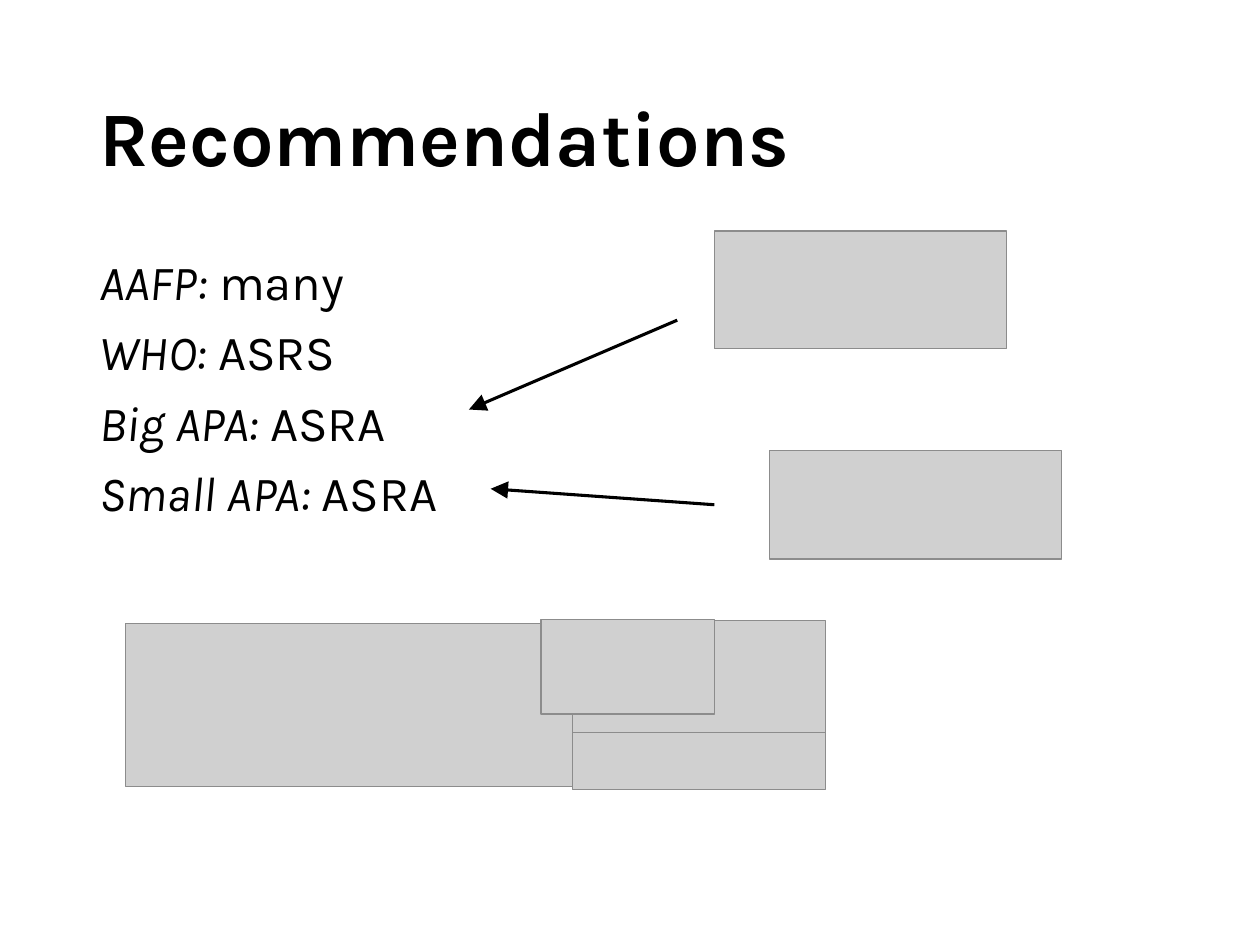
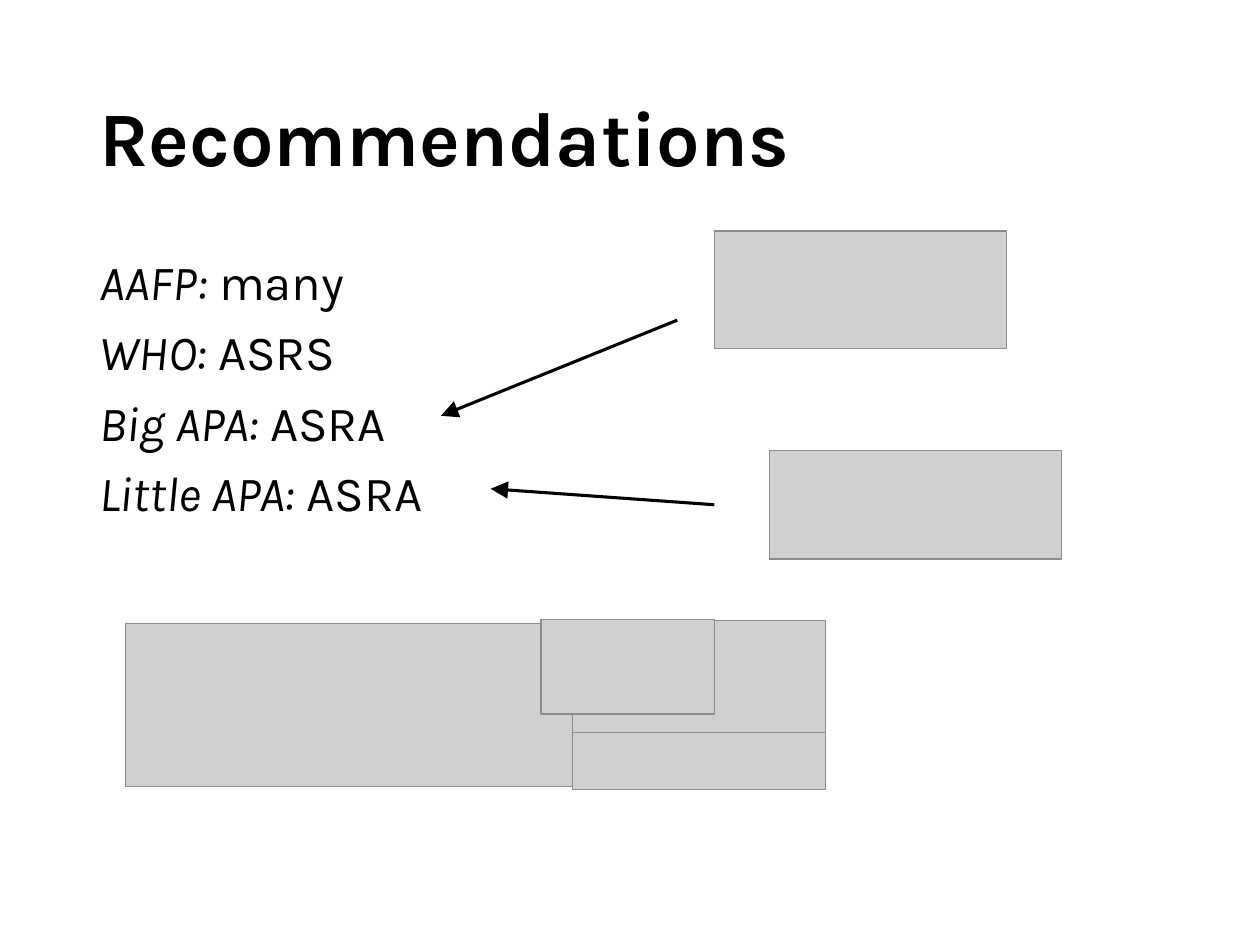
Before and after one commit to stevewhite16/stevewhite16.github.io, a slide deck: slide 3 of goal4.pptx. Drawn at 1260x945 pixels with LibreOffice and Linux fonts; fonts in the diff are those of the drawing; grey boxes stand for pictures. Boxes give left, top, right and bottom in pixels: in the first picture for what was removed or moved away, otherwise in the second. Text is boxed around its words. In the diff, an @@ line names an element or a change of style, - is before the commit and + after.

```diff
--- a/goal4.pptx
+++ b/goal4.pptx
@@ arrow moved from (678, 320) - (469, 410) to (678, 320) - (441, 416) @@
@@ text at [99, 477, 423, 512]: text changed @@
-Small APA: ASRA
+Little APA: ASRA
```
Also in this commit, not shown: 12 other slides changed, 1 slide added.
